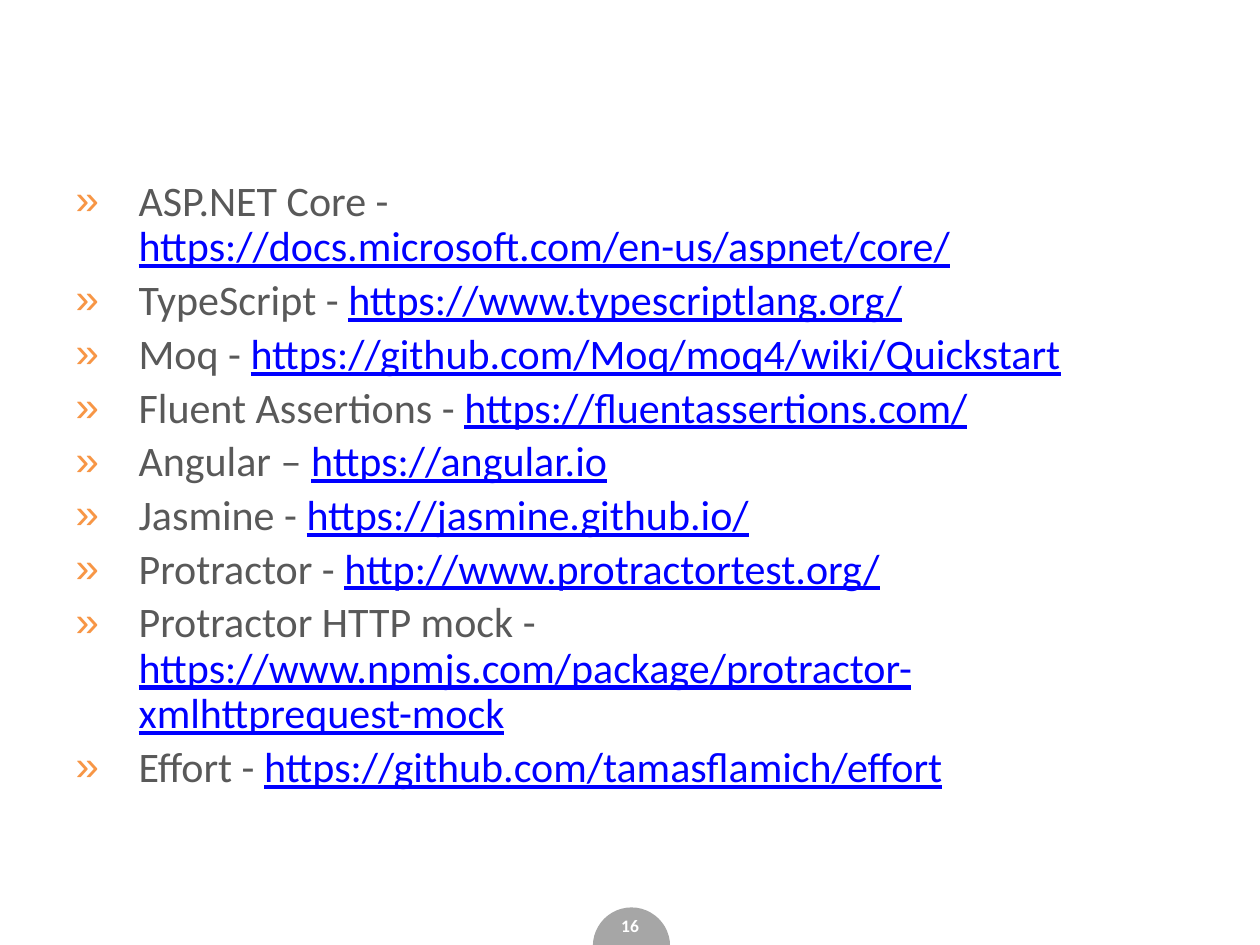
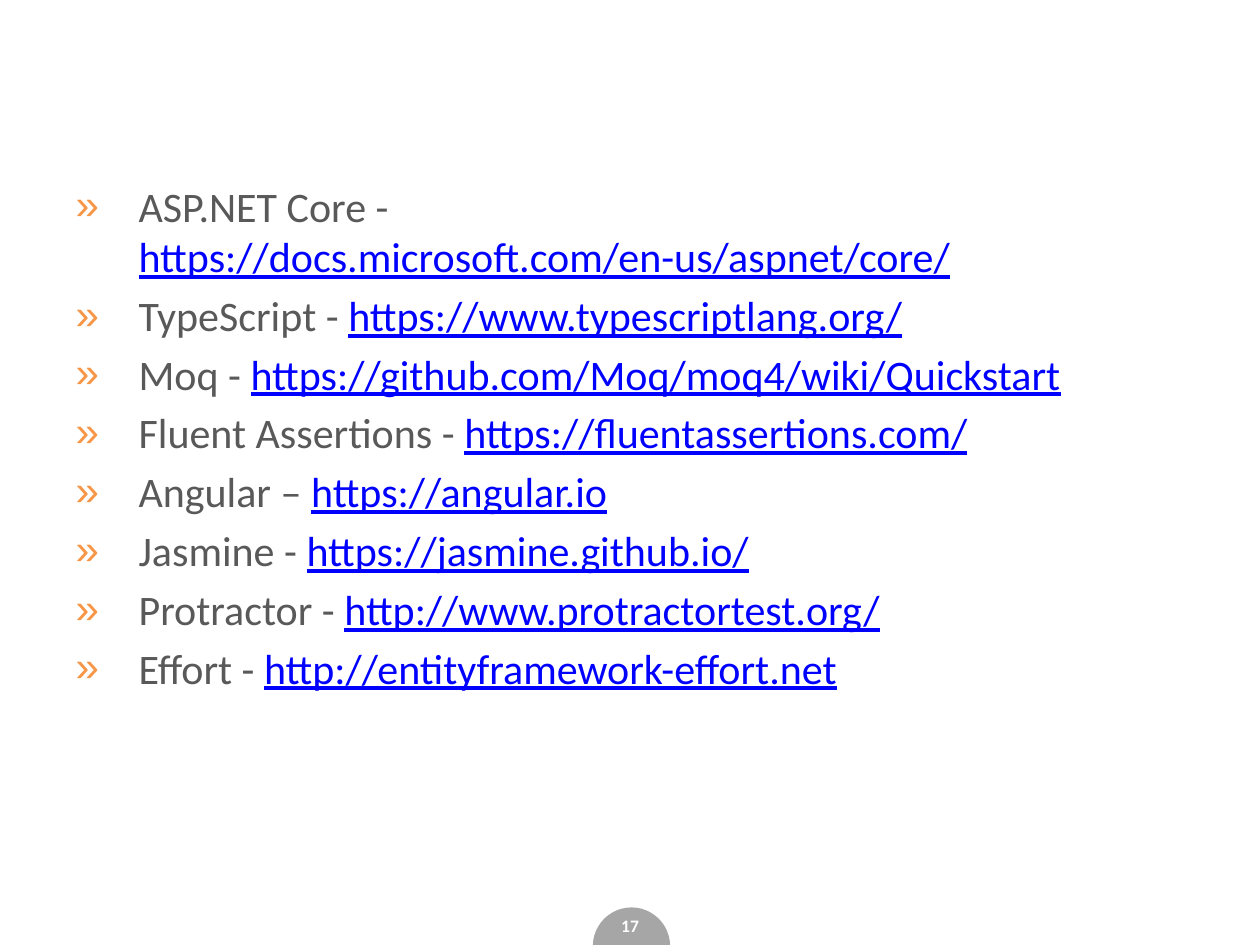
Before and after one commit to Katulus/WebApplictionTestingExample, a slide deck: slide 17 of slides.pptx (slide 16 before the commit). Drawn at 1260x945 pixels with LibreOffice and Linux fonts; fonts in the diff are those of the drawing; background and template pictures are left out. Boxes give left, top, right and bottom in pixels: in the first picture for what was removed or moved away, otherwise in the second. Text is boxed around its words. In the diff, an @@ line names an element or a change of style, - is before the commit and + after.

```diff
--- a/slides.pptx
+++ b/slides.pptx
@@ text at (139, 195, 1061, 633): line spacing 0.9 to 1 @@
@@ text at (139, 654, 837, 691): text changed @@
-» Protractor HTTP mock - https://www.npmjs.com/package/protractor-xmlhttprequest-mock
-» Effort - https://github.com/tamasflamich/effort
+» Effort - http://entityframework-effort.net
@@ page number at (621, 921, 639, 932): text changed @@
-16
+17
```
Also in this commit, not shown: 5 other slides changed, 1 slide added, 5 other files.
